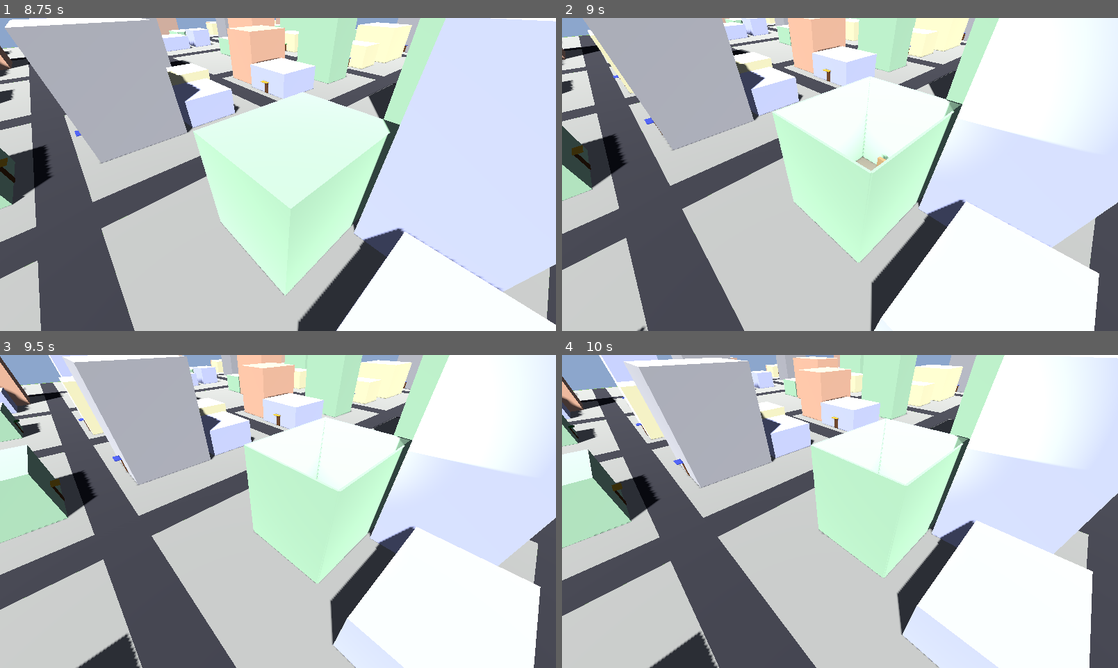
Above: before the commit, frames 1-4 (two rows, left to right).
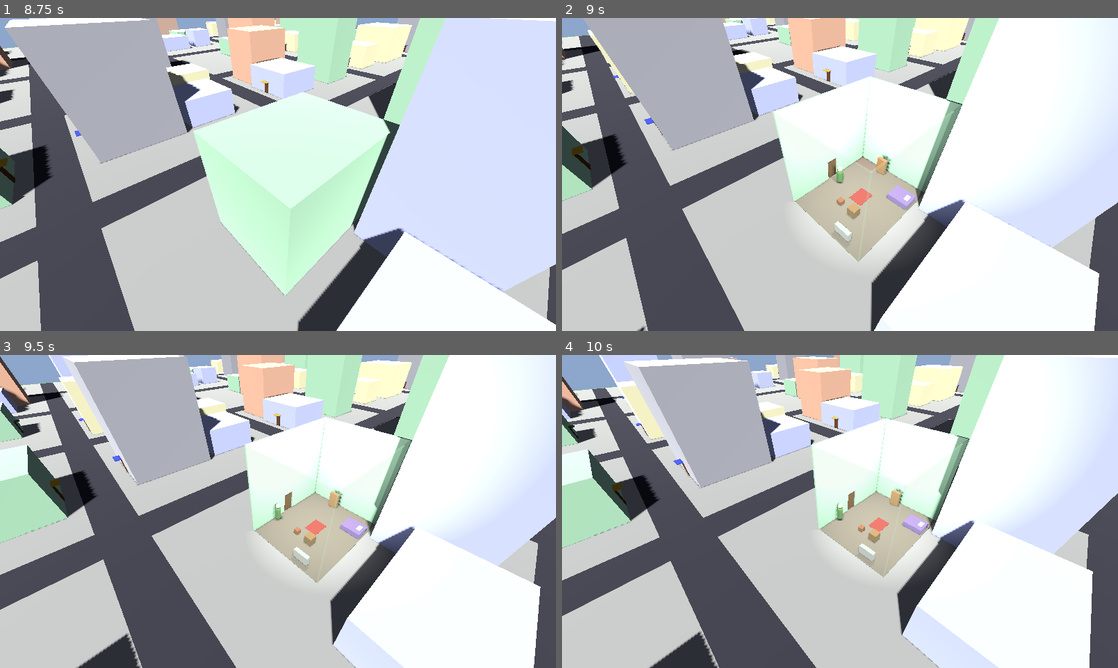
Above: after the commit, the same moments.

Repository: shaoqian2001/vibe-zombie
Game: Godot game, scene res://scenes/Main.tscn
The game is run twice, just before and just after one commit, with the same random seed, the same clock (stepped at 60 frames per second) and the same inputs.
Inputs:
- Up to frame 1 (8.75 s): hold Shift (sprint) 0.53-1.28 s; hold W (move_forward) 0.53-2.03 s; tap Shift (sprint) every 1.5 s from 1.35 to 7.35 s; hold Shift (sprint) 2.03-2.78 s; hold A (move_left) 2.03-3.53 s; hold S (move_backward) 3.53-4.28 s; hold Shift (sprint) 3.53-4.28 s; hold D (move_right) 4.28-5.03 s; hold W (move_forward) 5.03-5.78 s; hold Shift (sprint) 5.03-5.78 s; hold D (move_right) 5.78-8.03 s; hold Shift (sprint) 6.53-7.28 s; hold S (move_backward) from 8.03 s (still down); hold Shift (sprint) from 8.03 s (still down)
- Up to frame 2 (9 s): release S (move_backward) at 8.78 s; release Shift (sprint) at 8.78 s; hold A (move_left) from 8.78 s (still down); tap Shift (sprint) at 8.85 s
- Up to frame 3 (9.5 s): keep holding A (move_left)
- Up to frame 4 (10 s): release A (move_left) at 9.53 s; hold W (move_forward) from 9.53 s (still down); hold Shift (sprint) from 9.53 s (still down)

Frame 1 is identical in both runs. In frame 2, 11% of the frame differs, in the area x 37-91%, y 26-79%; in frame 3, 10%; in frame 4, 9.3%.

Commit message:
feat: camera-aware interior wall transparency
1. Exterior is fully hidden when entering (reverts semi-transparent).
2. Interior walls are now individually tracked with outward normals.
3. Each frame while inside, the two walls facing the camera become
   80% transparent (alpha 0.2) so the isometric camera can see the
   player. Walls away from the camera stay fully opaque. Updates
   dynamically as the player rotates the camera with Q/E.

https://claude.ai/code/session_01DHWiNhD45CF2HdxzgtBsHD

Diff:
--- a/scripts/building_interior.gd
+++ b/scripts/building_interior.gd
@@ -29,6 +29,11 @@
 
 # The exit door Area3D for detecting when player walks out
 var exit_area: Area3D
+
+# Wall tracking for camera-based transparency.
+# Each entry: { meshes: Array, normal: Vector3 }
+# normal is the outward-facing direction in local space.
+var wall_sides: Array = []
 
 ## Set up and generate the interior.
 ## building_center: world position of the building centre (at ground level).
@@ -88,35 +93,39 @@
 	var thickness := 0.15
 
 	# Back wall (-Z side)
-	_add_box(Vector3(0.0, h * 0.5, -d * 0.5), Vector3(w, h, thickness), wall_color, true)
+	var back := _add_wall(Vector3(0.0, h * 0.5, -d * 0.5), Vector3(w, h, thickness), wall_color)
+	wall_sides.append({ meshes = [back], normal = Vector3(0.0, 0.0, -1.0) })
+
 	# Left wall (-X side)
-	_add_box(Vector3(-w * 0.5, h * 0.5, 0.0), Vector3(thickness, h, d), wall_color, true)
+	var left := _add_wall(Vector3(-w * 0.5, h * 0.5, 0.0), Vector3(thickness, h, d), wall_color)
+	wall_sides.append({ meshes = [left], normal = Vector3(-1.0, 0.0, 0.0) })
+
 	# Right wall (+X side)
-	_add_box(Vector3(w * 0.5, h * 0.5, 0.0), Vector3(thickness, h, d), wall_color, true)
+	var right := _add_wall(Vector3(w * 0.5, h * 0.5, 0.0), Vector3(thickness, h, d), wall_color)
+	wall_sides.append({ meshes = [right], normal = Vector3(1.0, 0.0, 0.0) })
 
 	# Front wall with gap for exit door (+Z side)
+	var front_meshes: Array = []
 	var door_width := 1.2
 	var door_height := 2.2
 	var left_w := (w - door_width) * 0.5
 	if left_w > 0.1:
-		_add_box(
+		front_meshes.append(_add_wall(
 			Vector3(-door_width * 0.5 - left_w * 0.5, h * 0.5, d * 0.5),
-			Vector3(left_w, h, thickness),
-			wall_color, true
-		)
-		_add_box(
+			Vector3(left_w, h, thickness), wall_color
+		))
+		front_meshes.append(_add_wall(
 			Vector3(door_width * 0.5 + left_w * 0.5, h * 0.5, d * 0.5),
-			Vector3(left_w, h, thickness),
-			wall_color, true
-		)
+			Vector3(left_w, h, thickness), wall_color
+		))
 	# Section above door
 	var above_h := h - door_height
 	if above_h > 0.1:
-		_add_box(
+		front_meshes.append(_add_wall(
 			Vector3(0.0, door_height + above_h * 0.5, d * 0.5),
-			Vector3(door_width, above_h, thickness),
-			wall_color, true
-		)
+			Vector3(door_width, above_h, thickness), wall_color
+		))
+	wall_sides.append({ meshes = front_meshes, normal = Vector3(0.0, 0.0, 1.0) })
 
 func _create_exit_door() -> void:
 	var d := interior_depth
@@ -254,6 +263,56 @@
 	_add_box(Vector3(0.0, 1.5, -d * 0.48), Vector3(1.5, 0.8, 0.1), Color(0.15, 0.15, 0.18), false)
 
 # ------------------------------------------------------------------
+# Wall visibility (called by main.gd each frame while inside)
+# ------------------------------------------------------------------
+
+## Update wall transparency based on camera direction in local space.
+## Walls whose outward normal faces toward the camera become transparent.
+func update_wall_visibility(camera_dir_local: Vector3) -> void:
+	for side in wall_sides:
+		var dot: float = side.normal.dot(camera_dir_local)
+		# Wall faces toward camera → make transparent so player is visible
+		var alpha := 0.2 if dot > 0.0 else 1.0
+		for mi in side.meshes:
+			var mat: StandardMaterial3D = mi.mesh.material as StandardMaterial3D
+			if mat == null:
+				continue
+			if alpha >= 1.0:
+				mat.transparency = BaseMaterial3D.TRANSPARENCY_DISABLED
+				mat.albedo_color.a = 1.0
+			else:
+				mat.transparency = BaseMaterial3D.TRANSPARENCY_ALPHA
+				mat.albedo_color.a = alpha
+
+# ------------------------------------------------------------------
+# Helper: add a wall panel (with collision, returns MeshInstance3D)
+# ------------------------------------------------------------------
+
+func _add_wall(pos: Vector3, size: Vector3, color: Color) -> MeshInstance3D:
+	var mat := StandardMaterial3D.new()
+	mat.albedo_color = color
+
+	var mesh := BoxMesh.new()
+	mesh.size = size
+	mesh.material = mat
+
+	var mi := MeshInstance3D.new()
+	mi.mesh = mesh
+	mi.position = pos
+	mi.cast_shadow = GeometryInstance3D.SHADOW_CASTING_SETTING_ON
+
+	var sb := StaticBody3D.new()
+	var cs := CollisionShape3D.new()
+	var shp := BoxShape3D.new()
+	shp.size = size
+	cs.shape = shp
+	sb.add_child(cs)
+	mi.add_child(sb)
+
+	add_child(mi)
+	return mi
+
+# ------------------------------------------------------------------
 # Helper: add a coloured box (optionally with collision)
 # ------------------------------------------------------------------
 
--- a/scripts/main.gd
+++ b/scripts/main.gd
@@ -56,6 +56,7 @@
 
 func _process(delta: float) -> void:
 	_update_prompt()
+	_update_interior_wall_visibility()
 
 	if _transition_cooldown > 0.0:
 		_transition_cooldown -= delta
@@ -126,9 +127,9 @@
 	_current_building_info = binfo
 	_transition_cooldown = TRANSITION_COOLDOWN_TIME
 
-	# Make the entered building's exterior semi-transparent
+	# Hide the entered building's exterior completely
 	var building_node: MeshInstance3D = binfo.node
-	_set_building_transparency(building_node, 0.2)
+	building_node.visible = false
 	# Disable exterior collision for this building
 	for child in building_node.get_children():
 		if child is StaticBody3D:
@@ -190,9 +191,9 @@
 	_inside_building = false
 	_transition_cooldown = TRANSITION_COOLDOWN_TIME
 
-	# Restore the building's exterior mesh to full opacity
+	# Restore the building's exterior mesh
 	var building_node: MeshInstance3D = _current_building_info.node
-	_set_building_transparency(building_node, 1.0)
+	building_node.visible = true
 	for child in building_node.get_children():
 		if child is StaticBody3D:
 			child.process_mode = Node.PROCESS_MODE_INHERIT
@@ -221,16 +222,18 @@
 	_nearby_building = {}
 
 # ------------------------------------------------------------------
-# Helpers
-# ------------------------------------------------------------------
-
-func _set_building_transparency(mi: MeshInstance3D, alpha: float) -> void:
-	var mat: StandardMaterial3D = mi.mesh.material as StandardMaterial3D
-	if mat == null:
+# Interior wall visibility based on camera angle
+# ------------------------------------------------------------------
+
+func _update_interior_wall_visibility() -> void:
+	if not _inside_building or _current_interior == null:
 		return
-	if alpha >= 1.0:
-		mat.transparency = BaseMaterial3D.TRANSPARENCY_DISABLED
-		mat.albedo_color.a = 1.0
-	else:
-		mat.transparency = BaseMaterial3D.TRANSPARENCY_ALPHA
-		mat.albedo_color.a = alpha
+	# Camera direction in world space (from player toward camera)
+	var cam_dir := camera.global_position - player.global_position
+	cam_dir.y = 0.0
+	if cam_dir.length_squared() < 0.001:
+		return
+	cam_dir = cam_dir.normalized()
+	# Transform to interior local space
+	var local_dir := _current_interior.global_transform.basis.inverse() * cam_dir
+	_current_interior.update_wall_visibility(local_dir)
